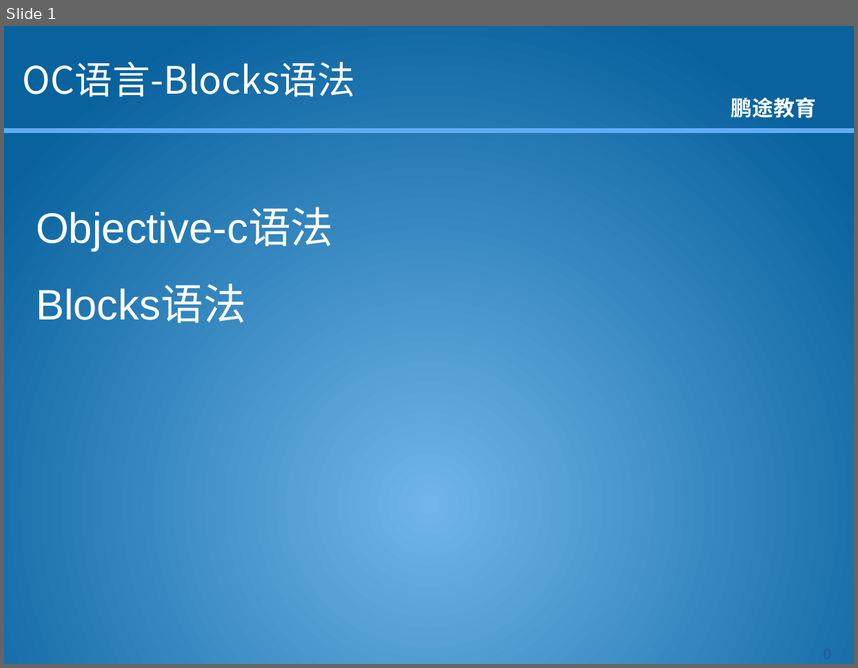
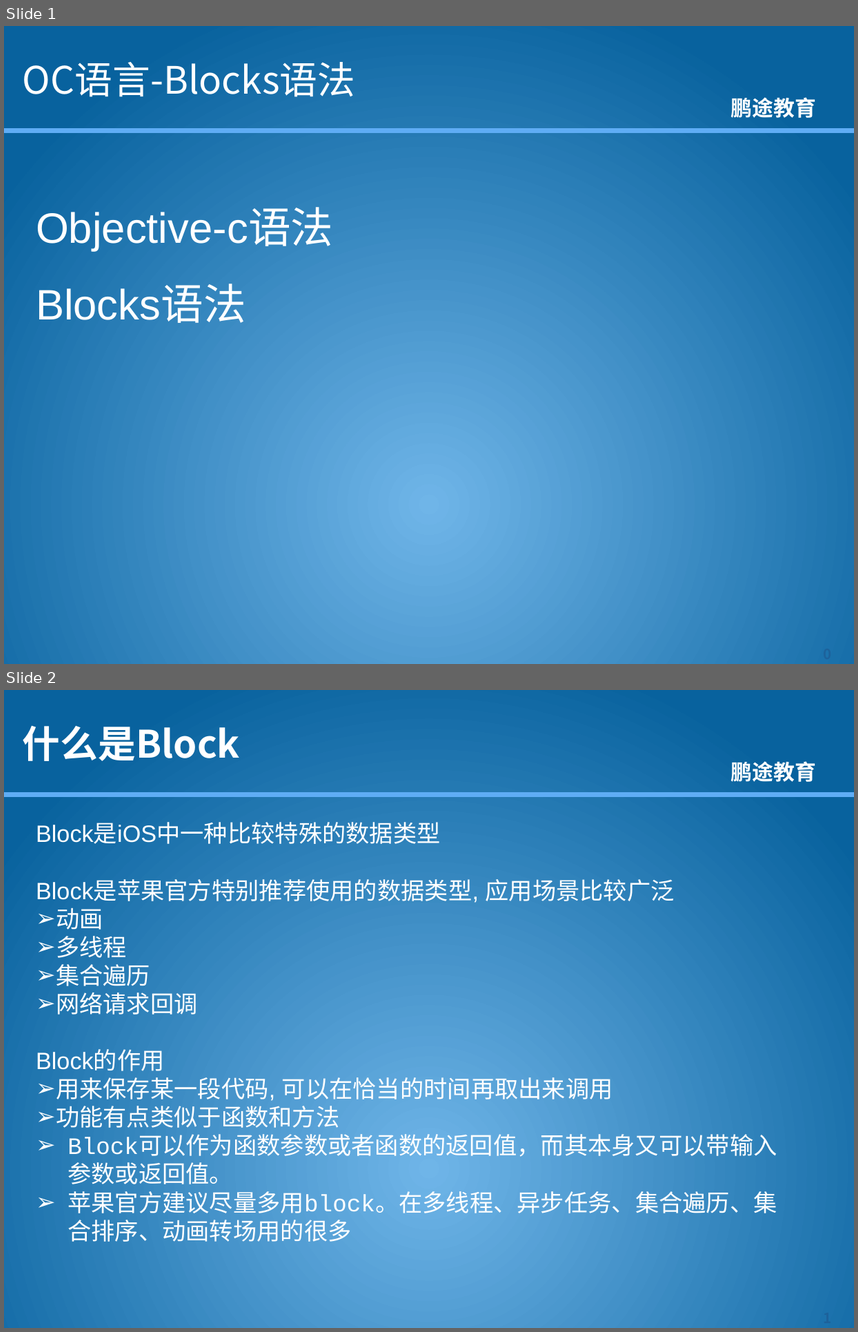
Before and after one commit to kkdmh77/gjh_baoche, a slide deck: 资料/课件/OC/OC语言-1.9-Blocks语法.pptx. Shown one above the other, each under a label of ours: slide 1 before the commit, slides 1 and 2 after it. The pictures are 858x668 and 858x1332 pixels, drawn with LibreOffice and Linux fonts; fonts in the diff are those of the drawing; background and template pictures are left out. Boxes give left, top, right and bottom in pixels: in the first picture for what was removed or moved away, otherwise in the second. Text is boxed around its words. In the diff, an @@ line names an element or a change of style, - is before the commit and + after.

```diff
--- a/资料/课件/OC/OC语言-1.9-Blocks语法.pptx
+++ b/资料/课件/OC/OC语言-1.9-Blocks语法.pptx
@@ slide 2 added at [4,690,854,1328], background picture (left out); not listed: 2 template elements that a slide beside it also shows @@
@@ title added at [23,726,240,761], 32 pt, text #FFFFFF, bold @@
+什么是Block
@@ text added at [36,823,777,1241], 20 pt, text #FFFFFF @@
+Block是iOS中一种比较特殊的数据类型
+Block是苹果官方特别推荐使用的数据类型, 应用场景比较广泛
+➢ 动画
+➢ 多线程
+➢ 集合遍历
+➢ 网络请求回调
+Block的作用
+➢ 用来保存某一段代码, 可以在恰当的时间再取出来调用
+➢ 功能有点类似于函数和方法
+➢ Block可以作为函数参数或者函数的返回值，而其本身又可以带输入参数或返回值。
+➢ 苹果官方建议尽量多用block。在多线程、异步任务、集合遍历、集合排序、动画转场用的很多
@@ page number added at [791,1303,854,1328], 12 pt, text #1D629B, bold @@
+1
```
Also in this commit, not shown: 4 other slides added, 8 other files.
